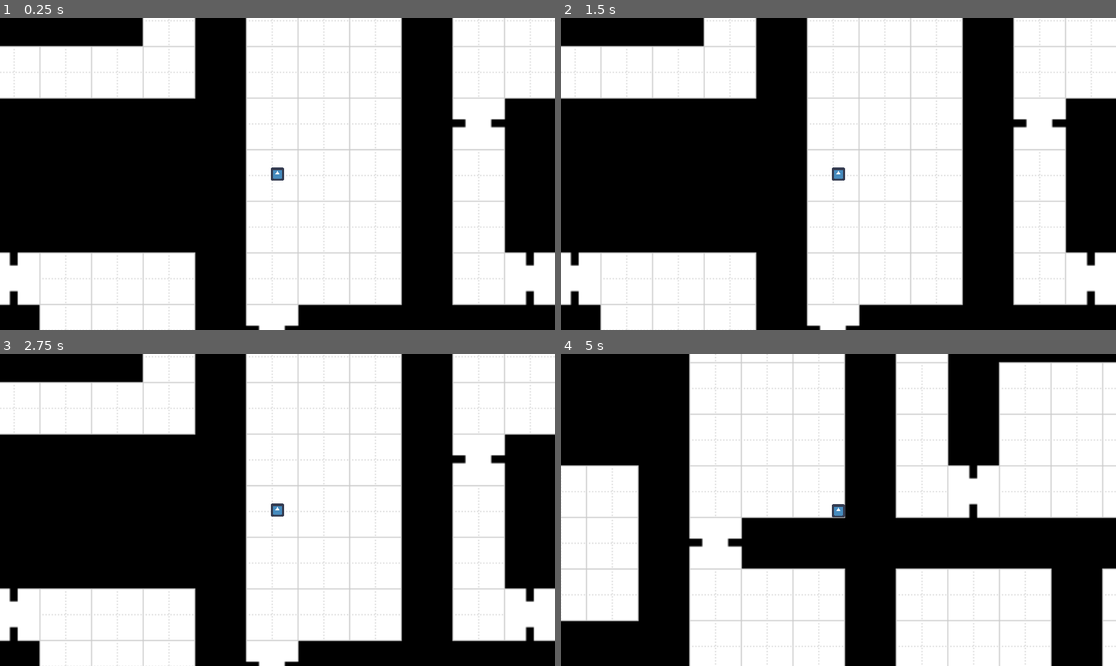
Above: before the commit, frames 1-4 (two rows, left to right).
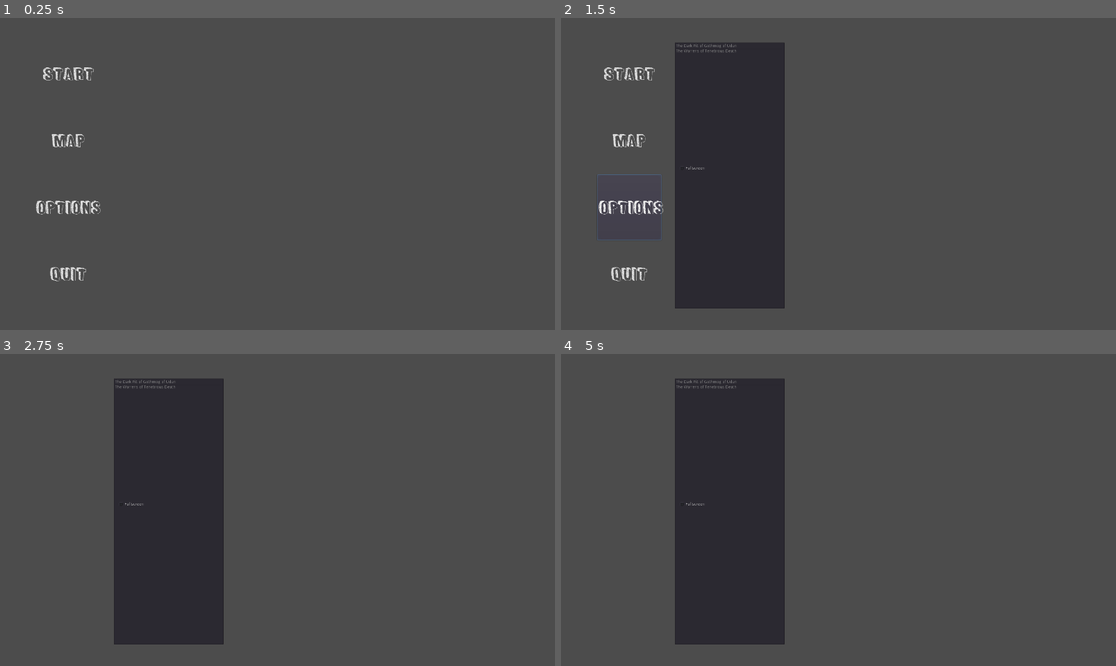
Above: after the commit, the same moments.

Repository: Lexxn0x3/Dungeons_and_Dragons
Game: Godot game, scene res://Main.tscn
Same seed, same stepped clock (60 frames per second), same inputs: the game is played once before the commit and once after it. The engine's default icon, where the game draws it, is replaced by a stand-in: a white triangle on a blue panel in a dark square.
Inputs (mouse positions are in pixels of both pictures, inside the frame that each line leads up to):
- Up to frame 1 (0.25 s): no input
- Up to frame 2 (1.5 s): click (627, 139) at 0.5 s, where only the run after the commit has a clickable "Map"; click (627, 208) at 1.25 s, where only the run after the commit has a clickable "Options"
- Up to frame 3 (2.75 s): click (66, 410) at 2 s, where only the run after the commit has a clickable "Start"
- Up to frame 4 (5 s): tap Enter at 2.75 s; hold Right (ui_right) 2.78-3.53 s; hold C (camera_zoom_in, bound only after the commit) 2.78-3.53 s; hold Down (ui_down) 3.53-4.28 s; tap X (camera_zoom_out, bound only after the commit) at 3.6 s; hold Right (ui_right) from 4.28 s (still down); hold C (camera_zoom_in, bound only after the commit) from 4.28 s (still down)

The runs differ from the first frame. In frame 1, 100% of the frame differs, in the area x 0-100%, y 0-100%; in frame 2, 100%; in frame 3, 100%; in frame 4, 100%.
Error after the commit: Invalid call. Nonexistent function 'instance' in base 'Nil'. (res://Main.gd:28)

Commit message:
0.0.4
-Main Meni
-options
-map selection
-quit
-play
-instancing code

Diff:
--- a/Game GoDot/Main.gd
+++ b/Game GoDot/Main.gd
@@ -1,15 +1,30 @@
 extends Node
+var mapScene
+var map
+var playerScene = load("res://Player/Player.tscn")
+var player = playerScene.instance()
 
-
-# Declare member variables here. Examples:
-# var a = 2
-# var b = "text"
-
+signal switchMenu
 
 # Called when the node enters the scene tree for the first time.
 func _ready():
-	pass # Replace with function body.
+	pass
 
 func _process(delta):
+	pass
+
+func _input(ev):
 	if Input.is_action_pressed("ui_cancel"):
-			 get_tree().quit()
+		emit_signal("switchMenu")
+		print("switch")
+
+func _on_MainMenu_hitPlay():
+	var item = $MainMenu.get_selected_map()
+
+	if item == PoolIntArray([0]):
+		mapScene = load("res://Maps/The Dark Pit of Gothmog of Udun/The Dark Pit of Gothmog of Udun.tscn")
+	if item == PoolIntArray([1]):
+		mapScene = load("res://Maps/The Warrens of Tenebrous/The Warrens of Tenebrous.tscn")
+	map = mapScene.instance()
+	add_child(map)
+	add_child(player)
--- a/Game GoDot/Main.tscn
+++ b/Game GoDot/Main.tscn
@@ -1,20 +1,10 @@
-[gd_scene load_steps=5 format=2]
+[gd_scene load_steps=3 format=2]
 
-[ext_resource path="res://Maps/The Dark Pit of Gothmog of Udun/The Dark Pit of Gothmog of Udun.tscn" type="PackedScene" id=1]
-[ext_resource path="res://Maps/The Warrens of Tenebrous/The Warrens of Tenebrous.tscn" type="PackedScene" id=2]
+[ext_resource path="res://MainMenu/MainMenu.tscn" type="PackedScene" id=2]
 [ext_resource path="res://Main.gd" type="Script" id=3]
-[ext_resource path="res://Player/Player.tscn" type="PackedScene" id=4]
 
 [node name="Main" type="Node"]
 script = ExtResource( 3 )
 
-[node name="Map" parent="." instance=ExtResource( 2 )]
-visible = false
-
-[node name="Player2" parent="." instance=ExtResource( 4 )]
-position = Vector2( 962.488, 538.394 )
-z_index = 100
-speed = 400
-
-[node name="The Dark Pit of Gothmog of Udun" parent="." instance=ExtResource( 1 )]
-position = Vector2( -7, 9 )
+[node name="MainMenu" parent="." instance=ExtResource( 2 )]
+[connection signal="hitPlay" from="MainMenu" to="." method="_on_MainMenu_hitPlay"]
--- /dev/null
+++ b/Game GoDot/MainMenu/MainMenu.gd
@@ -0,0 +1,57 @@
+extends Control
+signal hitPlay
+
+onready var itemList = get_node("ItemList")
+
+
+
+# Called when the node enters the scene tree for the first time.
+func _ready():
+	itemList.hide()
+	$CheckBox.hide()
+
+func _process(delta):
+	pass
+
+func switch_Menu_visibility():
+	if $MarginContainer/HBoxContainer/VBoxContainer/Start.is_visible_in_tree():
+		$MarginContainer/HBoxContainer/VBoxContainer/Start.hide()
+		$MarginContainer/HBoxContainer/VBoxContainer/Map.hide()
+		$MarginContainer/HBoxContainer/VBoxContainer/Options.hide()
+		$MarginContainer/HBoxContainer/VBoxContainer/Quit.hide()
+		print("hide")
+	else:
+		$MarginContainer/HBoxContainer/VBoxContainer/Start.show()
+		$MarginContainer/HBoxContainer/VBoxContainer/Map.show()
+		$MarginContainer/HBoxContainer/VBoxContainer/Options.show()
+		$MarginContainer/HBoxContainer/VBoxContainer/Quit.show()
+		print("show")
+
+func _on_Start_pressed():
+	switch_Menu_visibility()
+	emit_signal("hitPlay")
+
+
+func _on_Quit_pressed():
+	pass # Replace with function body.
+	get_tree().quit()
+
+
+func _on_Map_pressed():
+	if itemList.is_visible_in_tree():
+		itemList.hide()
+	else:
+		itemList.show()
+
+func get_selected_map():
+	return(itemList.get_selected_items())
+
+
+func _on_CheckBox_pressed():
+	OS.window_fullscreen = !OS.window_fullscreen
+
+func _on_Options_pressed():
+	if $CheckBox.is_visible_in_tree():
+		$CheckBox.hide()
+	else:
+		$CheckBox.show()
--- a/Game GoDot/MainMenu/MainMenu.tscn
+++ b/Game GoDot/MainMenu/MainMenu.tscn
@@ -1,13 +1,30 @@
-[gd_scene load_steps=2 format=2]
+[gd_scene load_steps=5 format=2]
+
+[ext_resource path="res://MainMenu/MainMenu.gd" type="Script" id=1]
 
 [sub_resource type="StyleBoxFlat" id=1]
 bg_color = Color( 1, 1, 1, 0 )
 
-[node name="MarginContainer" type="MarginContainer"]
+[sub_resource type="DynamicFontData" id=2]
+font_path = "res://MainMenu/FunSized.ttf"
+
+[sub_resource type="DynamicFont" id=3]
+size = 45
+font_data = SubResource( 2 )
+
+[node name="Control" type="Control"]
 anchor_right = 1.0
 anchor_bottom = 1.0
-margin_left = 2.05054
-margin_right = 2.05054
+margin_left = 4.76003
+margin_right = 4.76001
+script = ExtResource( 1 )
+__meta__ = {
+"_edit_use_anchors_": false
+}
+
+[node name="MarginContainer" type="MarginContainer" parent="."]
+anchor_right = 1.0
+anchor_bottom = 1.0
 custom_constants/margin_right = 120
 custom_constants/margin_top = 80
 custom_constants/margin_left = 120
@@ -16,41 +33,90 @@
 "_edit_use_anchors_": false
 }
 
-[node name="HBoxContainer" type="HBoxContainer" parent="."]
+[node name="HBoxContainer" type="HBoxContainer" parent="MarginContainer"]
 margin_left = 120.0
 margin_top = 80.0
 margin_right = 1800.0
 margin_bottom = 1000.0
 
-[node name="VBoxContainer" type="VBoxContainer" parent="HBoxContainer"]
-margin_right = 51.0
+[node name="VBoxContainer" type="VBoxContainer" parent="MarginContainer/HBoxContainer"]
+margin_right = 223.0
 margin_bottom = 920.0
 alignment = 1
 
-[node name="Start" type="Button" parent="HBoxContainer/VBoxContainer"]
-margin_top = 426.0
-margin_right = 51.0
-margin_bottom = 440.0
+[node name="Start" type="Button" parent="MarginContainer/HBoxContainer/VBoxContainer"]
+margin_right = 223.0
+margin_bottom = 227.0
+size_flags_vertical = 3
 custom_styles/normal = SubResource( 1 )
+custom_fonts/font = SubResource( 3 )
 text = "Start"
 
-[node name="Map" type="Button" parent="HBoxContainer/VBoxContainer"]
-margin_top = 444.0
-margin_right = 51.0
+[node name="Map" type="Button" parent="MarginContainer/HBoxContainer/VBoxContainer"]
+margin_top = 231.0
+margin_right = 223.0
 margin_bottom = 458.0
+size_flags_vertical = 3
 custom_styles/normal = SubResource( 1 )
+custom_fonts/font = SubResource( 3 )
 text = "Map"
+__meta__ = {
+"_edit_use_anchors_": false
+}
 
-[node name="Options" type="Button" parent="HBoxContainer/VBoxContainer"]
+[node name="Options" type="Button" parent="MarginContainer/HBoxContainer/VBoxContainer"]
 margin_top = 462.0
-margin_right = 51.0
-margin_bottom = 476.0
+margin_right = 223.0
+margin_bottom = 689.0
+size_flags_vertical = 3
 custom_styles/normal = SubResource( 1 )
+custom_fonts/font = SubResource( 3 )
 text = "Options"
 
-[node name="Quit" type="Button" parent="HBoxContainer/VBoxContainer"]
-margin_top = 480.0
-margin_right = 51.0
-margin_bottom = 494.0
+[node name="Quit" type="Button" parent="MarginContainer/HBoxContainer/VBoxContainer"]
+margin_top = 693.0
+margin_right = 223.0
+margin_bottom = 920.0
+size_flags_vertical = 3
 custom_styles/normal = SubResource( 1 )
+custom_fonts/font = SubResource( 3 )
 text = "Quit"
+
+[node name="VBoxContainer2" type="VBoxContainer" parent="MarginContainer/HBoxContainer"]
+margin_left = 227.0
+margin_right = 227.0
+margin_bottom = 920.0
+alignment = 1
+
+[node name="ItemList" type="ItemList" parent="."]
+anchor_left = 0.197
+anchor_top = 0.5
+anchor_right = 0.197
+anchor_bottom = 0.5
+margin_left = 10.2845
+margin_top = -455.456
+margin_right = 389.285
+margin_bottom = 464.544
+size_flags_vertical = 3
+items = [ "The Dark Pit of Gothmog of Udun", null, false, "The Warrens of Tenebrous Death", null, false ]
+max_columns = 5
+same_column_width = true
+__meta__ = {
+"_edit_use_anchors_": false
+}
+
+[node name="CheckBox" type="CheckBox" parent="."]
+anchor_left = 0.206
+anchor_top = 0.519
+anchor_right = 0.206
+anchor_bottom = 0.519
+margin_left = 6.63715
+margin_top = -61.9688
+margin_right = 198.637
+margin_bottom = -19.9688
+text = "Fullscreen"
+[connection signal="pressed" from="MarginContainer/HBoxContainer/VBoxContainer/Start" to="." method="_on_Start_pressed"]
+[connection signal="pressed" from="MarginContainer/HBoxContainer/VBoxContainer/Map" to="." method="_on_Map_pressed"]
+[connection signal="pressed" from="MarginContainer/HBoxContainer/VBoxContainer/Options" to="." method="_on_Options_pressed"]
+[connection signal="pressed" from="MarginContainer/HBoxContainer/VBoxContainer/Quit" to="." method="_on_Quit_pressed"]
+[connection signal="pressed" from="CheckBox" to="." method="_on_CheckBox_pressed"]
--- a/Game GoDot/Player/Player.gd
+++ b/Game GoDot/Player/Player.gd
@@ -1,7 +1,7 @@
 extends KinematicBody2D
 
 # Player movement speed
-export var speed = 75
+export var speed = 400
 
 func _physics_process(delta):
 	# Get player input
--- a/Game GoDot/project.godot
+++ b/Game GoDot/project.godot
@@ -62,11 +62,13 @@
 camera_zoom_out={
 "deadzone": 0.5,
 "events": [ Object(InputEventJoypadButton,"resource_local_to_scene":false,"resource_name":"","device":0,"button_index":4,"pressure":0.0,"pressed":false,"script":null)
+, Object(InputEventKey,"resource_local_to_scene":false,"resource_name":"","device":0,"alt":false,"shift":false,"control":false,"meta":false,"command":false,"pressed":false,"scancode":88,"unicode":0,"echo":false,"script":null)
  ]
 }
 camera_zoom_in={
 "deadzone": 0.5,
 "events": [ Object(InputEventJoypadButton,"resource_local_to_scene":false,"resource_name":"","device":0,"button_index":5,"pressure":0.0,"pressed":false,"script":null)
+, Object(InputEventKey,"resource_local_to_scene":false,"resource_name":"","device":0,"alt":false,"shift":false,"control":false,"meta":false,"command":false,"pressed":false,"scancode":67,"unicode":0,"echo":false,"script":null)
  ]
 }
 
Binary file added: Game GoDot/MainMenu/FunSized.ttf
